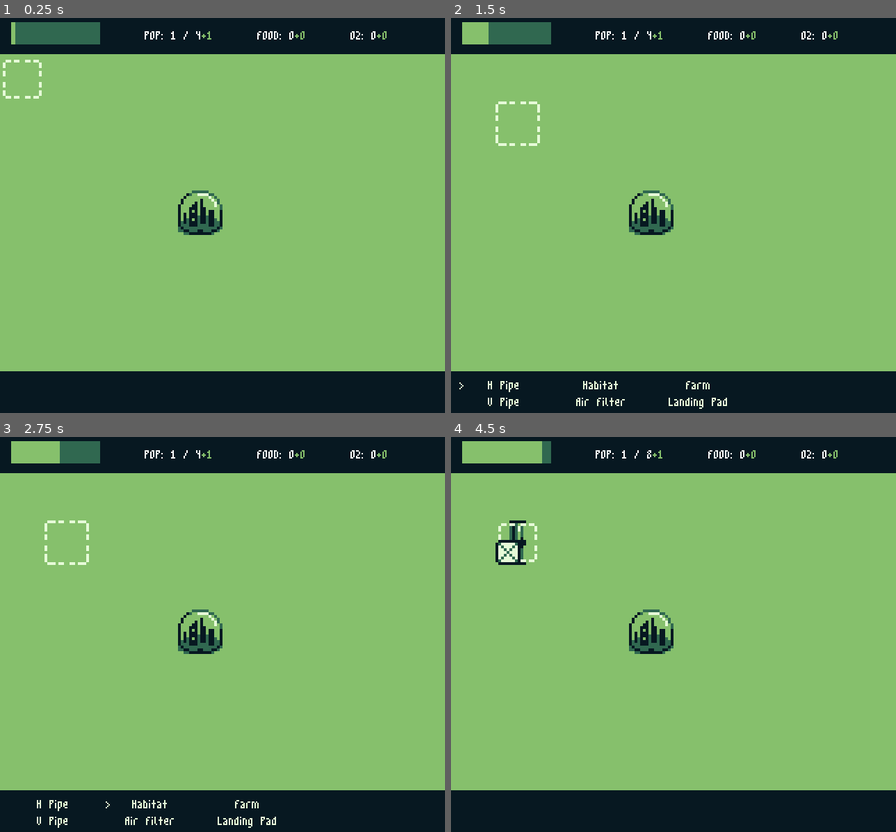
Above: before the commit, frames 1-4 (two rows, left to right).
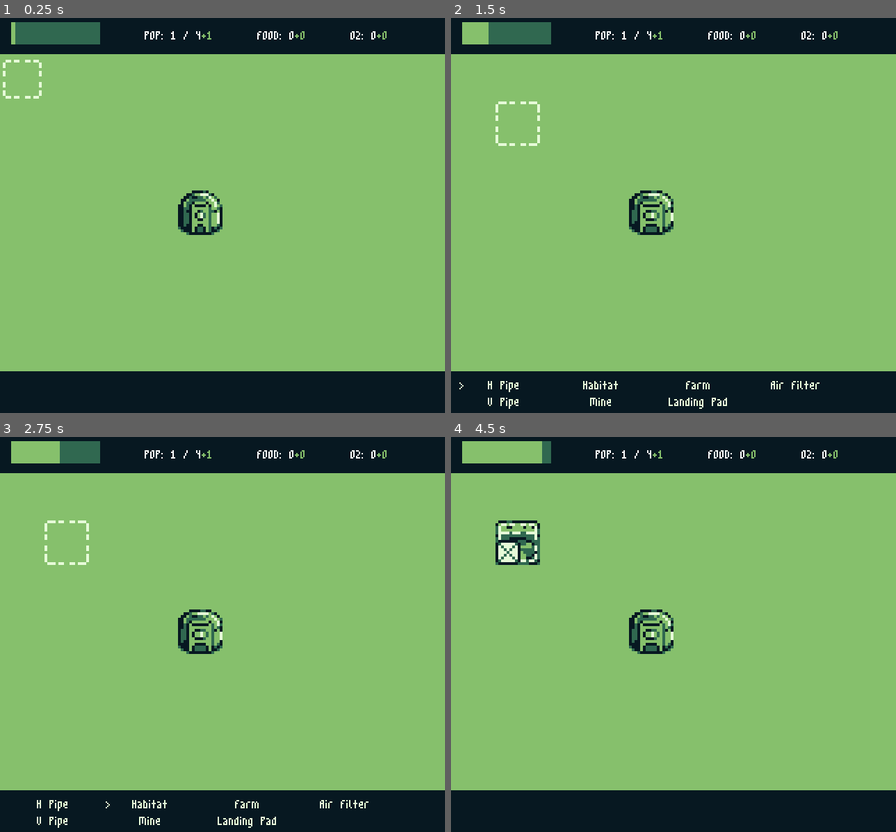
Above: after the commit, the same moments.

Repository: lrozanski/gb-jam-11_space
Game: Godot game, scene res://scenes/main.tscn
Two runs of this game, one before a commit and one after it. Both use one fixed random seed, a clock stepped at 60 frames per second and the inputs below.
Inputs:
- Up to frame 1 (0.25 s): no input
- Up to frame 2 (1.5 s): hold D (Right) 0.53-1.28 s; tap C (Start) at 0.6 s; hold S (Down) from 1.28 s (still down); tap Z (Confirm) at 1.35 s
- Up to frame 3 (2.75 s): tap C (Start) at 1.55, 2.1 s; release S (Down) at 2.03 s; hold D (Right) from 2.03 s (still down)
- Up to frame 4 (4.5 s): tap Enter at 2.75 s; release D (Right) at 2.78 s; hold W (Up) 2.78-3.53 s; tap C (Start) at 2.85, 3.8, 4.35 s; hold A (Left) from 3.53 s (still down); tap Z (Confirm) at 3.6 s

The runs differ from the first frame. In frame 1, 0.6% of the frame differs, in the area x 40-50%, y 43-55%; in frame 2, 0.8%; in frame 3, 0.8%; in frame 4, 1.2%, in the area x 10-50%, y 3-55%.

Commit message:
Added an HQ and mine buildings

Diff:
--- /dev/null
+++ b/buildings/Mine.gd
@@ -0,0 +1,2 @@
+extends "res://buildings/Building.gd"
+class_name Mine
--- a/buildings/hq.tscn
+++ b/buildings/hq.tscn
@@ -1,27 +1,60 @@
-[gd_scene load_steps=5 format=3 uid="uid://cvdkabnjxjawj"]
+[gd_scene load_steps=9 format=3 uid="uid://cvdkabnjxjawj"]
 
 [ext_resource type="Script" path="res://buildings/Habitat.gd" id="1_qsrrv"]
 [ext_resource type="Texture2D" uid="uid://dlk4fnp2mrauv" path="res://ui/icons/habitat.tres" id="2_uwfof"]
+[ext_resource type="Texture2D" uid="uid://bpjt12e6kkfrc" path="res://map/tileset.png" id="3_82sd1"]
 [ext_resource type="PackedScene" uid="uid://o4w4y26br1nd" path="res://ui/disabled_overlay.tscn" id="3_dtrab"]
 
 [sub_resource type="RectangleShape2D" id="RectangleShape2D_cds57"]
 size = Vector2(64, 64)
 
-[node name="Habitat" type="StaticBody2D" groups=["buildings", "hq"]]
+[sub_resource type="AtlasTexture" id="AtlasTexture_701kq"]
+atlas = ExtResource("3_82sd1")
+region = Rect2(64, 32, 16, 16)
+
+[sub_resource type="AtlasTexture" id="AtlasTexture_w0oew"]
+atlas = ExtResource("3_82sd1")
+region = Rect2(80, 32, 16, 16)
+
+[sub_resource type="SpriteFrames" id="SpriteFrames_lbpvf"]
+animations = [{
+"frames": [{
+"duration": 1.0,
+"texture": SubResource("AtlasTexture_701kq")
+}, {
+"duration": 1.0,
+"texture": SubResource("AtlasTexture_w0oew")
+}],
+"loop": true,
+"name": &"default",
+"speed": 2.0
+}]
+
+[node name="HQ" type="StaticBody2D" groups=["buildings", "hq"]]
 position = Vector2(256, 256)
 collision_layer = 2
 collision_mask = 0
 script = ExtResource("1_qsrrv")
+disabled = false
 is_hq = true
-metadata/type = "Habitat"
+metadata/type = "HQ"
 
 [node name="CollisionShape2D" type="CollisionShape2D" parent="."]
 position = Vector2(32, 32)
 shape = SubResource("RectangleShape2D_cds57")
 
 [node name="Sprite2D" type="Sprite2D" parent="."]
+visible = false
 scale = Vector2(4, 4)
 texture = ExtResource("2_uwfof")
 centered = false
 
+[node name="AnimatedSprite2D" type="AnimatedSprite2D" parent="."]
+scale = Vector2(4, 4)
+sprite_frames = SubResource("SpriteFrames_lbpvf")
+autoplay = "default"
+frame_progress = 0.277806
+centered = false
+
 [node name="DisabledOverlay" parent="." instance=ExtResource("3_dtrab")]
+visible = false
--- /dev/null
+++ b/buildings/mine.tscn
@@ -0,0 +1,58 @@
+[gd_scene load_steps=9 format=3 uid="uid://bglo81fmga2lb"]
+
+[ext_resource type="Script" path="res://buildings/Mine.gd" id="1_me183"]
+[ext_resource type="Texture2D" uid="uid://dlk4fnp2mrauv" path="res://ui/icons/habitat.tres" id="2_jmt11"]
+[ext_resource type="Texture2D" uid="uid://bpjt12e6kkfrc" path="res://map/tileset.png" id="3_gx2ne"]
+[ext_resource type="PackedScene" uid="uid://o4w4y26br1nd" path="res://ui/disabled_overlay.tscn" id="4_l124e"]
+
+[sub_resource type="RectangleShape2D" id="RectangleShape2D_cds57"]
+size = Vector2(64, 64)
+
+[sub_resource type="AtlasTexture" id="AtlasTexture_u8ktk"]
+atlas = ExtResource("3_gx2ne")
+region = Rect2(96, 32, 16, 16)
+
+[sub_resource type="AtlasTexture" id="AtlasTexture_bjxj0"]
+atlas = ExtResource("3_gx2ne")
+region = Rect2(112, 32, 16, 16)
+
+[sub_resource type="SpriteFrames" id="SpriteFrames_60hop"]
+animations = [{
+"frames": [{
+"duration": 1.0,
+"texture": SubResource("AtlasTexture_u8ktk")
+}, {
+"duration": 1.0,
+"texture": SubResource("AtlasTexture_bjxj0")
+}],
+"loop": true,
+"name": &"default",
+"speed": 2.0
+}]
+
+[node name="Mine" type="StaticBody2D" groups=["buildings", "hq"]]
+position = Vector2(256, 256)
+collision_layer = 2
+collision_mask = 0
+script = ExtResource("1_me183")
+metadata/type = "Mine"
+
+[node name="CollisionShape2D" type="CollisionShape2D" parent="."]
+position = Vector2(32, 32)
+shape = SubResource("RectangleShape2D_cds57")
+
+[node name="Sprite2D" type="Sprite2D" parent="."]
+visible = false
+scale = Vector2(4, 4)
+texture = ExtResource("2_jmt11")
+centered = false
+
+[node name="AnimatedSprite2D" type="AnimatedSprite2D" parent="."]
+scale = Vector2(4, 4)
+sprite_frames = SubResource("SpriteFrames_60hop")
+autoplay = "default"
+frame = 1
+frame_progress = 0.902073
+centered = false
+
+[node name="DisabledOverlay" parent="." instance=ExtResource("4_l124e")]
--- a/map/Map.gd
+++ b/map/Map.gd
@@ -13,6 +13,7 @@
 @export var farm_scene: PackedScene = preload("res://buildings/farm.tscn")
 @export var air_filter_scene: PackedScene = preload("res://buildings/air_filter.tscn")
 @export var landing_pad_scene: PackedScene = preload("res://buildings/landing_pad.tscn")
+@export var mine_scene: PackedScene = preload("res://buildings/mine.tscn")
 
 @onready var cursor: Cursor = $"%Cursor"
 @onready var buildings: Buildings = $"%Buildings"
@@ -61,6 +62,10 @@
 			var instance = landing_pad_scene.instantiate() as Node2D
 			instance.global_position = cursor.global_position
 			buildings.add_child(instance)
+		"Mine":
+			var instance = mine_scene.instantiate() as Node2D
+			instance.global_position = cursor.global_position
+			buildings.add_child(instance)
 
 	building_built.emit(building_name, _get_cursor_tile_position())
 
--- a/ui/building_panel.tscn
+++ b/ui/building_panel.tscn
@@ -6,7 +6,7 @@
 visible = false
 theme_override_constants/h_separation = 12
 theme_override_constants/v_separation = -2
-columns = 3
+columns = 4
 script = ExtResource("2_5uesh")
 
 [node name="H Pipe" type="Label" parent="."]
@@ -42,6 +42,14 @@
 horizontal_alignment = 1
 vertical_alignment = 1
 
+[node name="Air Filter" type="Label" parent="."]
+custom_minimum_size = Vector2(128, 0)
+layout_mode = 2
+theme_override_colors/font_color = Color(0.901961, 0.980392, 0.847059, 1)
+text = "Air Filter"
+horizontal_alignment = 1
+vertical_alignment = 1
+
 [node name="V Pipe" type="Label" parent="."]
 custom_minimum_size = Vector2(128, 0)
 layout_mode = 2
@@ -50,11 +58,11 @@
 horizontal_alignment = 1
 vertical_alignment = 1
 
-[node name="Air Filter" type="Label" parent="."]
+[node name="Mine" type="Label" parent="."]
 custom_minimum_size = Vector2(128, 0)
 layout_mode = 2
 theme_override_colors/font_color = Color(0.901961, 0.980392, 0.847059, 1)
-text = "Air Filter"
+text = "Mine"
 horizontal_alignment = 1
 vertical_alignment = 1
 
Binary file changed: map/tileset.png
